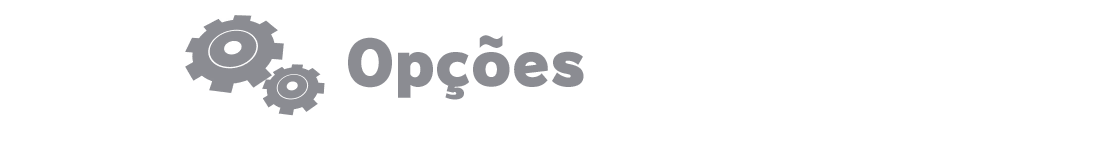
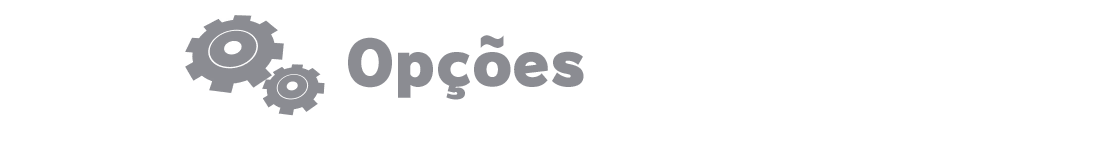
The second w=1110, h=144 image is a revision of the first. Changes to its layers:
added group "PT V2" with 1 layers above "EN V2" over [437, 35, 511, 100]
added layer "Opções" (1st of 2, in "PT V2") in group "PT V2" over [437, 35, 511, 100]
renamed "Agrupar 1 copiar 3" to "PT", hid the group it (1 layers) over [437, 35, 511, 100]
